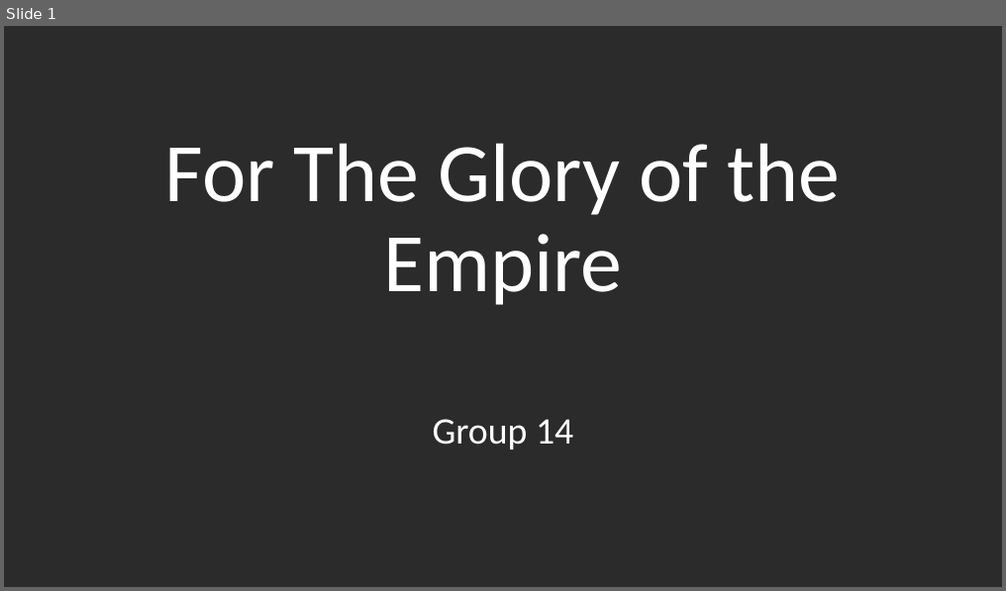
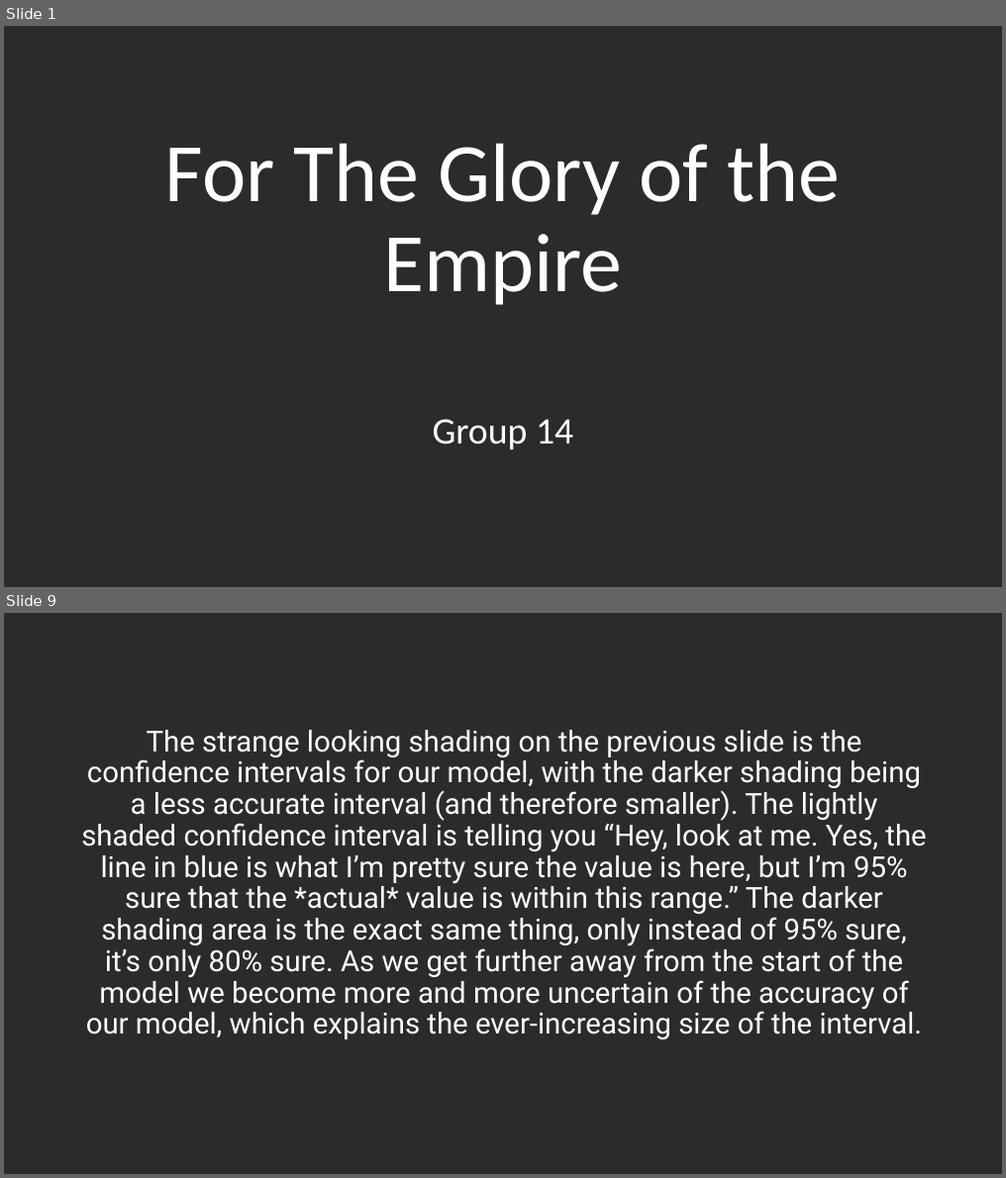
Before and after one commit to DaelynGreene/ForTheGloryOfTheEmpire, a slide deck: For The Glory of the Empire.pptx. Shown one above the other, each under a label of ours: slide 1 before the commit, slides 1 and 9 after it; the slides between them are not shown. The pictures are 1006x591 and 1006x1178 pixels, drawn with LibreOffice and Linux fonts; fonts in the diff are those of the drawing; background and template pictures are left out; a plain dark background stands for a picture behind light text. Boxes give left, top, right and bottom in pixels: in the first picture for what was removed or moved away, otherwise in the second. Text is boxed around its words. In the diff, an @@ line names an element or a change of style, - is before the commit and + after.

```diff
--- a/For The Glory of the Empire.pptx
+++ b/For The Glory of the Empire.pptx
@@ slide 9 added at (4,613,1002,1174), background picture (left out) @@
@@ text added at (81,730,926,1040), 28 pt, text #FFFFFF @@
+The strange looking shading on the previous slide is the confidence intervals for our model, with the darker shading being a less accurate interval (and therefore smaller). The lightly shaded confidence interval is telling you “Hey, look at me. Yes, the line in blue is what I’m pretty sure the value is here, but I’m 95% sure that the *actual* value is within this range.” The darker shading area is the exact same thing, only instead of 95% sure, it’s only 80% sure. As we get further away from the start of the model we become more and more uncertain of the accuracy of our model, which explains the ever-increasing size of the interval.
```
Also in this commit, not shown: 9 other slides added, 2 other files.
